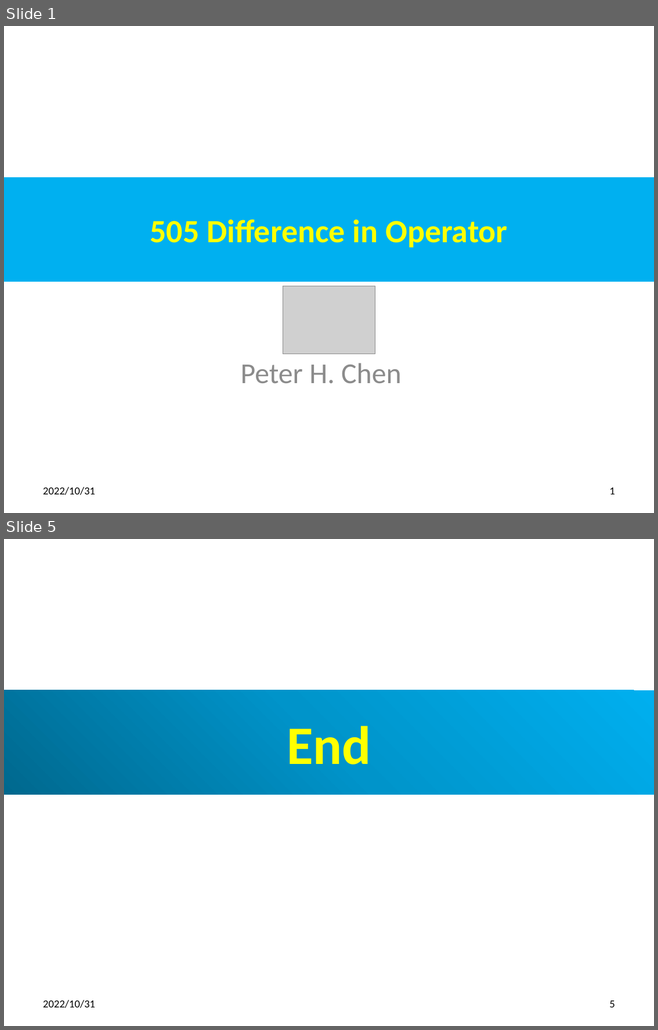
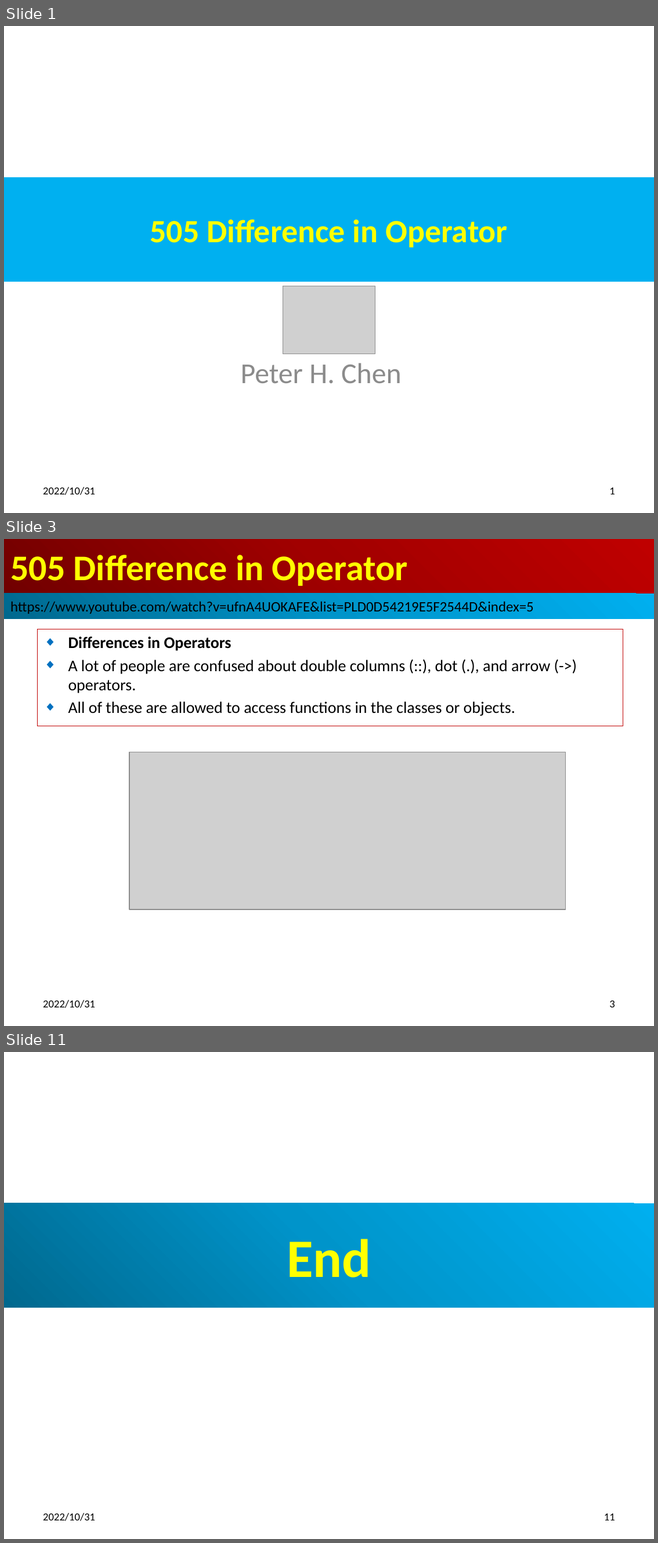
Before and after one commit to peterhchen/012_Qt, a slide deck: 505_Operator_Difference.pptx. Shown one above the other, each under a label of ours: slides 1 and 5 before the commit, slides 1, 3 and 11 after it; the slides between them are not shown. The pictures are 658x1030 and 658x1543 pixels, drawn with LibreOffice and Linux fonts; fonts in the diff are those of the drawing; grey boxes stand for pictures. Boxes give left, top, right and bottom in pixels: in the first picture for what was removed or moved away, otherwise in the second. Text is boxed around its words. In the diff, an @@ line names an element or a change of style, - is before the commit and + after.

```diff
--- a/505_Operator_Difference.pptx
+++ b/505_Operator_Difference.pptx
@@ slide 3 added at bbox=[4, 539, 654, 1026], background #FFFFFF @@
@@ title added at bbox=[4, 539, 654, 594], fill gradient #720000 to #A20000 to #C00000, 40 pt, text #FFFF00, bold @@
+505 Difference in Operator
@@ rectangle added at bbox=[4, 594, 654, 619], fill gradient #00688E to #0094CA to #00B0F0, 16 pt, text #000000 @@
+https://www.youtube.com/watch?v=ufnA4UOKAFE&list=PLD0D54219E5F2544D&index=5
@@ subtitle added at bbox=[37, 629, 622, 727], outline #C00000 0.75 pt, 18 pt, text #000000 @@
+◆ Differences in Operators
+◆ A lot of people are confused about double columns (::), dot (.), and arrow (->) operators.
+◆ All of these are allowed to access functions in the classes or objects.
@@ picture added at bbox=[129, 752, 565, 910] @@
@@ text added at bbox=[43, 1000, 95, 1008], 12 pt, text #000000 @@
+2022/10/31
@@ page number added at bbox=[609, 1001, 614, 1008], 12 pt, text #000000 @@
+3
@@ what was slide 5 is now slide 11 @@
@@ page number at bbox=[604, 1514, 615, 1521]: text changed @@
-5
+11
```
Also in this commit, not shown: 3 slides changed, 5 other slides added, 1 other file.
